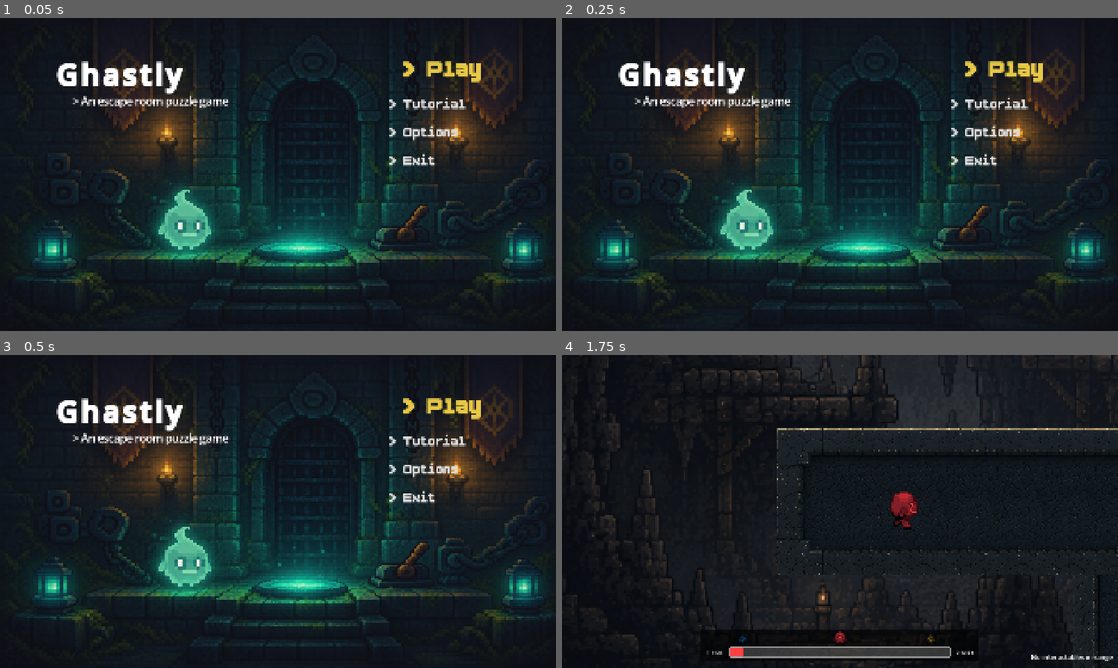
Above: before the commit, frames 1-4 (two rows, left to right).
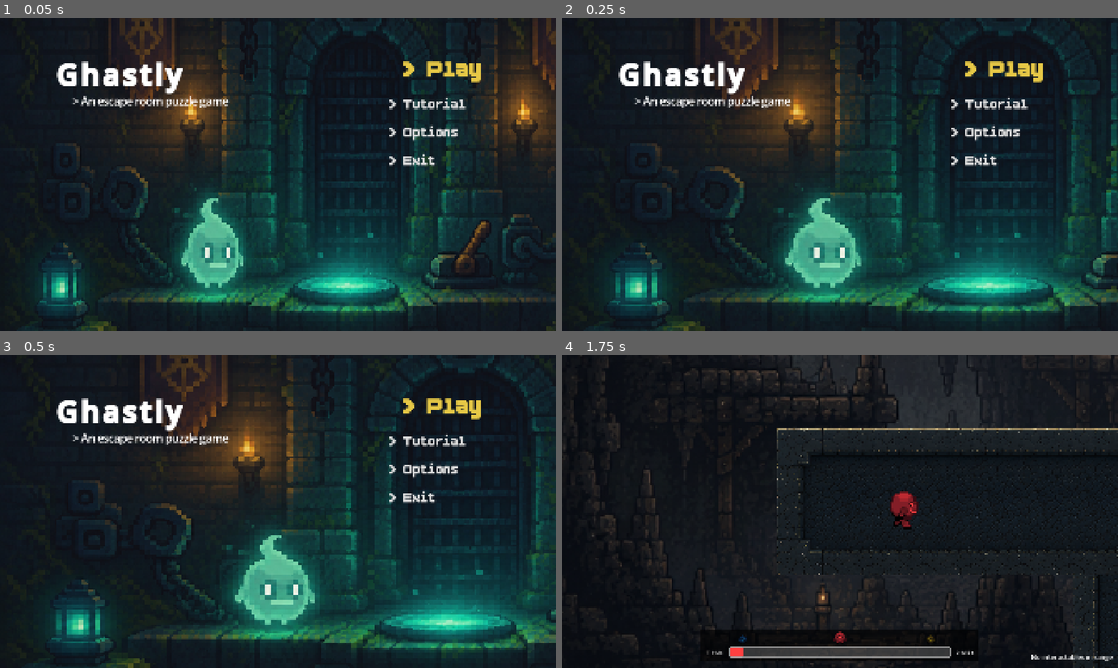
Above: after the commit, the same moments.

Repository: abhijato-c/Ghastly
Game: Godot game, scene res://TitleScreen/TitleScreen.tscn
The game is run twice, just before and just after one commit, with the same random seed, the same clock (stepped at 60 frames per second) and the same inputs.
Inputs:
- Up to frame 1 (0.05 s): no input
- Up to frame 2 (0.25 s): no input
- Up to frame 3 (0.5 s): no input
- Up to frame 4 (1.75 s): tap Enter (ui_accept) at 0.5 s; hold Right (MoveRight) from 0.53 s (still down); tap E (Interact1) at 0.6 s; tap Space (Jump) at 0.77, 1.52 s; tap F (Interact2) at 1.35 s

The runs differ from the first frame. In frame 1, 29% of the frame differs, in the area x 4-100%, y 0-100%; in frame 2, 34%; in frame 3, 35%, in the area x 5-100%, y 0-100%; in frame 4, nothing differs.

Commit message:
Animate title screen, update tutorial and add images

Diff:
--- a/Levels/Prefabs/Background.tscn
+++ b/Levels/Assets/Background.tscn
@@ -1,6 +1,6 @@
 [gd_scene format=3 uid="uid://cquxki84ra1sp"]
 
-[ext_resource type="Texture2D" uid="uid://dwci3u7tlli57" path="res://Levels/Background.png" id="1_cs4nb"]
+[ext_resource type="Texture2D" uid="uid://dwci3u7tlli57" path="res://Levels/Assets/Background.png" id="1_cs4nb"]
 
 [node name="Background" type="Parallax2D" unique_id=1731978134]
 scroll_scale = Vector2(0.2, 0.2)
--- a/Levels/Level-1.tscn
+++ b/Levels/Level-1.tscn
@@ -3,12 +3,12 @@
 [ext_resource type="TileSet" uid="uid://dyp81n1sjrjes" path="res://Tilemaps/TileSet.tres" id="1_nlyuk"]
 [ext_resource type="Script" uid="uid://dtxsv08e1x1ql" path="res://Levels/LevelController.gd" id="1_yujy2"]
 [ext_resource type="PackedScene" uid="uid://dsunmst42ixvw" path="res://Ghost/Ghost.tscn" id="2_apecv"]
-[ext_resource type="PackedScene" uid="uid://cquxki84ra1sp" path="res://Levels/Prefabs/Background.tscn" id="3_ykc13"]
+[ext_resource type="PackedScene" uid="uid://cquxki84ra1sp" path="res://Levels/Assets/Background.tscn" id="3_ykc13"]
 [ext_resource type="PackedScene" uid="uid://li8681a1ikco" path="res://Interactables/Door/Door.tscn" id="5_yujy2"]
 [ext_resource type="PackedScene" uid="uid://jxyn38vcuqje" path="res://Interactables/Pressure Plate/PressurePlate.tscn" id="6_qjlir"]
 [ext_resource type="PackedScene" uid="uid://deudmk0pcpt0a" path="res://Player/Player.tscn" id="7_5vj71"]
 [ext_resource type="PackedScene" uid="uid://c2q621xffqeeb" path="res://Interactables/Portal/Portal.tscn" id="7_apecv"]
-[ext_resource type="PackedScene" uid="uid://umaxlr8x3fat" path="res://Levels/Prefabs/Canvas.tscn" id="9_xdxrg"]
+[ext_resource type="PackedScene" uid="uid://umaxlr8x3fat" path="res://Levels/Assets/Canvas.tscn" id="9_xdxrg"]
 
 [node name="Level1" type="Node2D" unique_id=974107710 node_paths=PackedStringArray("Player")]
 script = ExtResource("1_yujy2")
--- a/Levels/Level-2.tscn
+++ b/Levels/Level-2.tscn
@@ -1,10 +1,10 @@
 [gd_scene format=4 uid="uid://5qgk0u61crv7"]
 
 [ext_resource type="Script" uid="uid://dtxsv08e1x1ql" path="res://Levels/LevelController.gd" id="1_3yodv"]
-[ext_resource type="PackedScene" uid="uid://cquxki84ra1sp" path="res://Levels/Prefabs/Background.tscn" id="1_5l72n"]
+[ext_resource type="PackedScene" uid="uid://cquxki84ra1sp" path="res://Levels/Assets/Background.tscn" id="1_5l72n"]
 [ext_resource type="PackedScene" uid="uid://dsunmst42ixvw" path="res://Ghost/Ghost.tscn" id="2_q8c7p"]
 [ext_resource type="TileSet" uid="uid://dyp81n1sjrjes" path="res://Tilemaps/TileSet.tres" id="2_s2eds"]
-[ext_resource type="PackedScene" uid="uid://umaxlr8x3fat" path="res://Levels/Prefabs/Canvas.tscn" id="3_d4uhx"]
+[ext_resource type="PackedScene" uid="uid://umaxlr8x3fat" path="res://Levels/Assets/Canvas.tscn" id="3_d4uhx"]
 [ext_resource type="PackedScene" uid="uid://deudmk0pcpt0a" path="res://Player/Player.tscn" id="3_s2eds"]
 [ext_resource type="PackedScene" uid="uid://jxyn38vcuqje" path="res://Interactables/Pressure Plate/PressurePlate.tscn" id="5_0xqr6"]
 [ext_resource type="PackedScene" uid="uid://li8681a1ikco" path="res://Interactables/Door/Door.tscn" id="6_jl0uj"]
--- a/Levels/Level-3.tscn
+++ b/Levels/Level-3.tscn
@@ -2,11 +2,11 @@
 
 [ext_resource type="Script" uid="uid://dtxsv08e1x1ql" path="res://Levels/LevelController.gd" id="1_qflc2"]
 [ext_resource type="PackedScene" uid="uid://dsunmst42ixvw" path="res://Ghost/Ghost.tscn" id="2_us2h7"]
-[ext_resource type="PackedScene" uid="uid://cquxki84ra1sp" path="res://Levels/Prefabs/Background.tscn" id="3_oo176"]
+[ext_resource type="PackedScene" uid="uid://cquxki84ra1sp" path="res://Levels/Assets/Background.tscn" id="3_oo176"]
 [ext_resource type="PackedScene" uid="uid://deudmk0pcpt0a" path="res://Player/Player.tscn" id="4_rccjf"]
 [ext_resource type="TileSet" uid="uid://dyp81n1sjrjes" path="res://Tilemaps/TileSet.tres" id="4_rorxg"]
 [ext_resource type="PackedScene" uid="uid://dq4ydqmguv0tw" path="res://Interactables/Lever/Lever.tscn" id="5_m2orm"]
-[ext_resource type="PackedScene" uid="uid://umaxlr8x3fat" path="res://Levels/Prefabs/Canvas.tscn" id="5_rorxg"]
+[ext_resource type="PackedScene" uid="uid://umaxlr8x3fat" path="res://Levels/Assets/Canvas.tscn" id="5_rorxg"]
 [ext_resource type="PackedScene" uid="uid://li8681a1ikco" path="res://Interactables/Door/Door.tscn" id="6_wysjc"]
 [ext_resource type="PackedScene" uid="uid://c102all4mh6x4" path="res://Interactables/Jump Pad/JumpPad.tscn" id="7_wysjc"]
 [ext_resource type="PackedScene" uid="uid://becnf2vd6m656" path="res://Interactables/Piston/Piston.tscn" id="8_xdwv4"]
--- a/TitleScreen/MenuController.gd
+++ b/TitleScreen/MenuController.gd
@@ -12,13 +12,15 @@
 @export var SelectedIndent: float = 0.1
 @export var SelectedEmbolden: float = 0.5
 @export var SelectedSpacing: float = 0
+@export var BackgroundExtra: float = 0.5
+@export var TweenDuration: float = 1
 
 @export_group("Menu Objects")
+@export var BackgroundNode: TextureRect
 @export var MenuObjects: Array[Panel]
 @export var LevelHighlight: TextureRect
 @export var LevelGrid: GridContainer
-@export var TutorialLabel: Label
-@export var TutorialTexts: Array[String]
+@export var TutorialContainer: Panel
 
 @export_group("Textures")
 @export var LockIcon: Texture2D
@@ -29,7 +31,11 @@
 var TutorialIndex: int = 0
 var MenuLabels: Array[Node] = []
 var LevelLabels: Array[Node] = []
+var TutorialSlides: Array[Control]
 var UnlockedLevel: int = 0
+
+var Offset: float
+var BackgroundTween: Tween
 
 func _ready() -> void:
 	if not FileAccess.file_exists(Globals.ConfigPath):
@@ -46,6 +52,9 @@
 		UnlockedLevel = data["UnlockedLevel"]
 
 	MenuLabels = MenuOptions.get_children()
+	Offset = (BackgroundExtra / (MenuLabels.size() - 1))
+	BackgroundNode.anchor_top = -(BackgroundExtra / 2)
+	BackgroundNode.anchor_bottom = 1 + (BackgroundExtra / 2)
 	UpdateMenuSelection()
 
 	LevelLabels = LevelGrid.get_children()
@@ -56,6 +65,7 @@
 		Style.texture = LockIcon
 		label.add_theme_stylebox_override("normal", Style)
 
+	TutorialSlides.assign(TutorialContainer.get_children())
 	UpdateTutorialSelection()
 
 func _unhandled_input(event: InputEvent) -> void:
@@ -106,7 +116,7 @@
 func TutorialAction(event: InputEvent) -> void:
 	if  event.is_action_pressed("ui_left") and TutorialIndex > 0:
 		TutorialIndex -= 1
-	elif  event.is_action_pressed("ui_right") and TutorialIndex < TutorialTexts.size() - 1:
+	elif  event.is_action_pressed("ui_right") and TutorialIndex < TutorialSlides.size() - 1:
 		TutorialIndex += 1
 	UpdateTutorialSelection()
 
@@ -134,11 +144,19 @@
 			option.size_flags_stretch_ratio = DefaultStretch;
 			option.add_theme_font_override("font", BaseFont)
 
-
-
 			var Style = StyleBoxEmpty.new()
 			Style.content_margin_left = 0
 			option.add_theme_stylebox_override("normal", Style)
+
+	if BackgroundTween and BackgroundTween.is_valid():
+		BackgroundTween.kill()
+
+	BackgroundTween = create_tween()
+	BackgroundTween.set_ease(Tween.EASE_OUT)
+	BackgroundTween.set_trans(Tween.TRANS_EXPO)
+
+	BackgroundTween.parallel().tween_property(BackgroundNode, "anchor_left", -(Offset * MenuIndex), TweenDuration)
+	BackgroundTween.parallel().tween_property(BackgroundNode, "anchor_right", 1 + (Offset * (MenuLabels.size() - 1 - MenuIndex)), TweenDuration)
 
 func UpdateLevelSelection() -> void:
 	var LevelLabel = LevelLabels[LevelIndex] as Control
@@ -146,4 +164,8 @@
 	LevelHighlight.global_position = LevelLabel.global_position + offset
 
 func UpdateTutorialSelection() -> void:
-	TutorialLabel.set_text(TutorialTexts[TutorialIndex].replacen("\\n", "\n"))
+	for i in range(TutorialSlides.size()):
+		if i == TutorialIndex:
+			TutorialSlides[i].show()
+		else:
+			TutorialSlides[i].hide()
--- a/TitleScreen/TitleScreen.tscn
+++ b/TitleScreen/TitleScreen.tscn
@@ -83,11 +83,12 @@
 
 [sub_resource type="FontVariation" id="FontVariation_gbhba"]
 base_font = ExtResource("3_ntd8f")
+variation_embolden = -0.3
 
 [sub_resource type="StyleBoxTexture" id="StyleBoxTexture_urqtg"]
 texture = ExtResource("18_2v14t")
 
-[node name="MainMenu" type="Control" unique_id=1264059519 node_paths=PackedStringArray("MenuOptions", "MenuObjects", "LevelHighlight", "LevelGrid", "TutorialLabel")]
+[node name="MainMenu" type="Control" unique_id=1264059519 node_paths=PackedStringArray("MenuOptions", "BackgroundNode", "MenuObjects", "LevelHighlight", "LevelGrid", "TutorialContainer")]
 layout_mode = 3
 anchors_preset = 15
 anchor_right = 1.0
@@ -97,11 +98,11 @@
 script = ExtResource("1_bkvni")
 MenuOptions = NodePath("MenuOptions")
 BaseFont = ExtResource("3_ntd8f")
+BackgroundNode = NodePath("Background")
 MenuObjects = [NodePath("LevelSelector"), NodePath("Tutorial"), NodePath("Options")]
 LevelHighlight = NodePath("LevelSelector/Highlight")
 LevelGrid = NodePath("LevelSelector/GridContainer")
-TutorialLabel = NodePath("Tutorial/Backg/TutorialText")
-TutorialTexts = Array[String](["Welcome to Ghastly, an escape room puzzle game! \\n \\n (Controls are keyboard only, use arrow keys, enter and escape to navigate) \\n \\n Next -->", "bingo bungo bongo", "leave pls"])
+TutorialContainer = NodePath("Tutorial/Backg")
 LockIcon = ExtResource("3_y2sa3")
 
 [node name="Background" type="TextureRect" parent="." unique_id=1528217211]
@@ -111,6 +112,7 @@
 anchor_bottom = 1.0
 grow_horizontal = 2
 grow_vertical = 2
+pivot_offset_ratio = Vector2(0.5, 0.5)
 texture = ExtResource("4_4x3tk")
 
 [node name="Title" type="Label" parent="." unique_id=1444501047]
@@ -370,7 +372,16 @@
 grow_vertical = 2
 theme_override_styles/panel = SubResource("StyleBoxFlat_gbhba")
 
-[node name="TutorialText" type="Label" parent="Tutorial/Backg" unique_id=324610663]
+[node name="Slide 1" type="Control" parent="Tutorial/Backg" unique_id=713245011]
+visible = false
+layout_mode = 1
+anchors_preset = 15
+anchor_right = 1.0
+anchor_bottom = 1.0
+grow_horizontal = 2
+grow_vertical = 2
+
+[node name="Text" type="Label" parent="Tutorial/Backg/Slide 1" unique_id=324610663]
 layout_mode = 1
 anchors_preset = -1
 anchor_left = 0.05
@@ -383,10 +394,169 @@
 theme_override_font_sizes/font_size = 50
 text = "Welcome to Ghastly, an escape room puzzle game!
 
-(Controls are keyboard only, use arrow keys, enter and escape to navigate)
+Game controls are keyboard only, use arrow keys, enter and escape to navigate.
 
 Next -->"
 horizontal_alignment = 1
+autowrap_mode = 2
+
+[node name="Slide 2" type="Control" parent="Tutorial/Backg" unique_id=388128408]
+visible = false
+layout_mode = 1
+anchors_preset = 15
+anchor_right = 1.0
+anchor_bottom = 1.0
+grow_horizontal = 2
+grow_vertical = 2
+
+[node name="Text" type="Label" parent="Tutorial/Backg/Slide 2" unique_id=39846841]
+layout_mode = 1
+anchors_preset = -1
+anchor_left = 0.05
+anchor_top = 0.05
+anchor_right = 0.95
+anchor_bottom = 0.95
+grow_horizontal = 2
+grow_vertical = 2
+theme_override_fonts/font = SubResource("FontVariation_gbhba")
+theme_override_font_sizes/font_size = 50
+text = "The game consists of different levels, and in each level, your goal is to reach the portal.
+
+You will have to interact with different objects to do so."
+horizontal_alignment = 1
+autowrap_mode = 2
+
+[node name="Slide 3" type="Control" parent="Tutorial/Backg" unique_id=175506691]
+visible = false
+layout_mode = 1
+anchors_preset = 15
+anchor_right = 1.0
+anchor_bottom = 1.0
+grow_horizontal = 2
+grow_vertical = 2
+
+[node name="Text" type="Label" parent="Tutorial/Backg/Slide 3" unique_id=1126405636]
+layout_mode = 1
+anchors_preset = -1
+anchor_left = 0.05
+anchor_top = 0.05
+anchor_right = 0.95
+anchor_bottom = 0.95
+grow_horizontal = 2
+grow_vertical = 2
+theme_override_fonts/font = SubResource("FontVariation_gbhba")
+theme_override_font_sizes/font_size = 50
+text = "You will play as a humanoid blob, which cycles between 4 colors in each life
+
+Red -> Yellow -> Green -> Blue"
+horizontal_alignment = 1
+autowrap_mode = 2
+
+[node name="Slide 4" type="Control" parent="Tutorial/Backg" unique_id=712387545]
+visible = false
+layout_mode = 1
+anchors_preset = 15
+anchor_right = 1.0
+anchor_bottom = 1.0
+grow_horizontal = 2
+grow_vertical = 2
+
+[node name="Text" type="Label" parent="Tutorial/Backg/Slide 4" unique_id=1779303287]
+layout_mode = 1
+anchors_preset = -1
+anchor_left = 0.05
+anchor_top = 0.05
+anchor_right = 0.95
+anchor_bottom = 0.95
+grow_horizontal = 2
+grow_vertical = 2
+theme_override_fonts/font = SubResource("FontVariation_gbhba")
+theme_override_font_sizes/font_size = 50
+text = "Each color has certain properties and effects, which you will need to use for different tasks."
+horizontal_alignment = 1
+autowrap_mode = 2
+
+[node name="Slide 5" type="Control" parent="Tutorial/Backg" unique_id=1846338480]
+visible = false
+layout_mode = 1
+anchors_preset = 15
+anchor_right = 1.0
+anchor_bottom = 1.0
+grow_horizontal = 2
+grow_vertical = 2
+
+[node name="Header" type="Label" parent="Tutorial/Backg/Slide 5" unique_id=352373572]
+layout_mode = 1
+anchors_preset = -1
+anchor_left = 0.05
+anchor_top = 0.05
+anchor_right = 0.95
+anchor_bottom = 0.2
+grow_horizontal = 2
+grow_vertical = 2
+theme_override_colors/font_color = Color(1, 0.19607843, 0.19607843, 1)
+theme_override_fonts/font = SubResource("FontVariation_gbhba")
+theme_override_font_sizes/font_size = 70
+text = "RED"
+horizontal_alignment = 1
+autowrap_mode = 2
+
+[node name="Text" type="Label" parent="Tutorial/Backg/Slide 5" unique_id=1326622775]
+layout_mode = 1
+anchors_preset = -1
+anchor_left = 0.05
+anchor_top = 0.25
+anchor_right = 0.95
+anchor_bottom = 0.95
+grow_horizontal = 2
+grow_vertical = 2
+theme_override_colors/font_color = Color(1, 0.44995803, 0.40413746, 1)
+theme_override_fonts/font = SubResource("FontVariation_gbhba")
+theme_override_font_sizes/font_size = 32
+text = "A heavy player. It cannot jump high because of its weight, and cannot reach most blocks which needed to be reached with a jump.
+
+However, its weight also makes it able to activate and interact with certain interactables which are unaffected by other players."
+autowrap_mode = 2
+
+[node name="Slide 6" type="Control" parent="Tutorial/Backg" unique_id=2125300829]
+layout_mode = 1
+anchors_preset = 15
+anchor_right = 1.0
+anchor_bottom = 1.0
+grow_horizontal = 2
+grow_vertical = 2
+
+[node name="Header" type="Label" parent="Tutorial/Backg/Slide 6" unique_id=1365738337]
+layout_mode = 1
+anchors_preset = -1
+anchor_left = 0.05
+anchor_top = 0.05
+anchor_right = 0.95
+anchor_bottom = 0.2
+grow_horizontal = 2
+grow_vertical = 2
+theme_override_colors/font_color = Color(0.8, 0.6666667, 0, 1)
+theme_override_fonts/font = SubResource("FontVariation_gbhba")
+theme_override_font_sizes/font_size = 70
+text = "YELLOW"
+horizontal_alignment = 1
+autowrap_mode = 2
+
+[node name="Text" type="Label" parent="Tutorial/Backg/Slide 6" unique_id=138882572]
+layout_mode = 1
+anchors_preset = -1
+anchor_left = 0.05
+anchor_top = 0.25
+anchor_right = 0.95
+anchor_bottom = 0.95
+grow_horizontal = 2
+grow_vertical = 2
+theme_override_colors/font_color = Color(0.9, 0.81749994, 0.45, 1)
+theme_override_fonts/font = SubResource("FontVariation_gbhba")
+theme_override_font_sizes/font_size = 32
+text = "Just the opposite of red - a light player. Can jump very high, reaching relatively high places that other players cannot.
+
+Use Yellow to reach very high places (and deactivate them) to let other players progress."
 autowrap_mode = 2
 
 [node name="Options" type="Panel" parent="." unique_id=1058500089]
Binary file added: Images/4x3.png
Binary file added: Images/Banner.png
Binary file added: Images/Icon.ico
Binary file added: Images/Icon.png
Renamed: Levels/Background.png -> Levels/Assets/Background.png
Not shown, changed: Levels/Assets/Background.png.import
Renamed: Levels/Prefabs/Canvas.tscn -> Levels/Assets/Canvas.tscn
